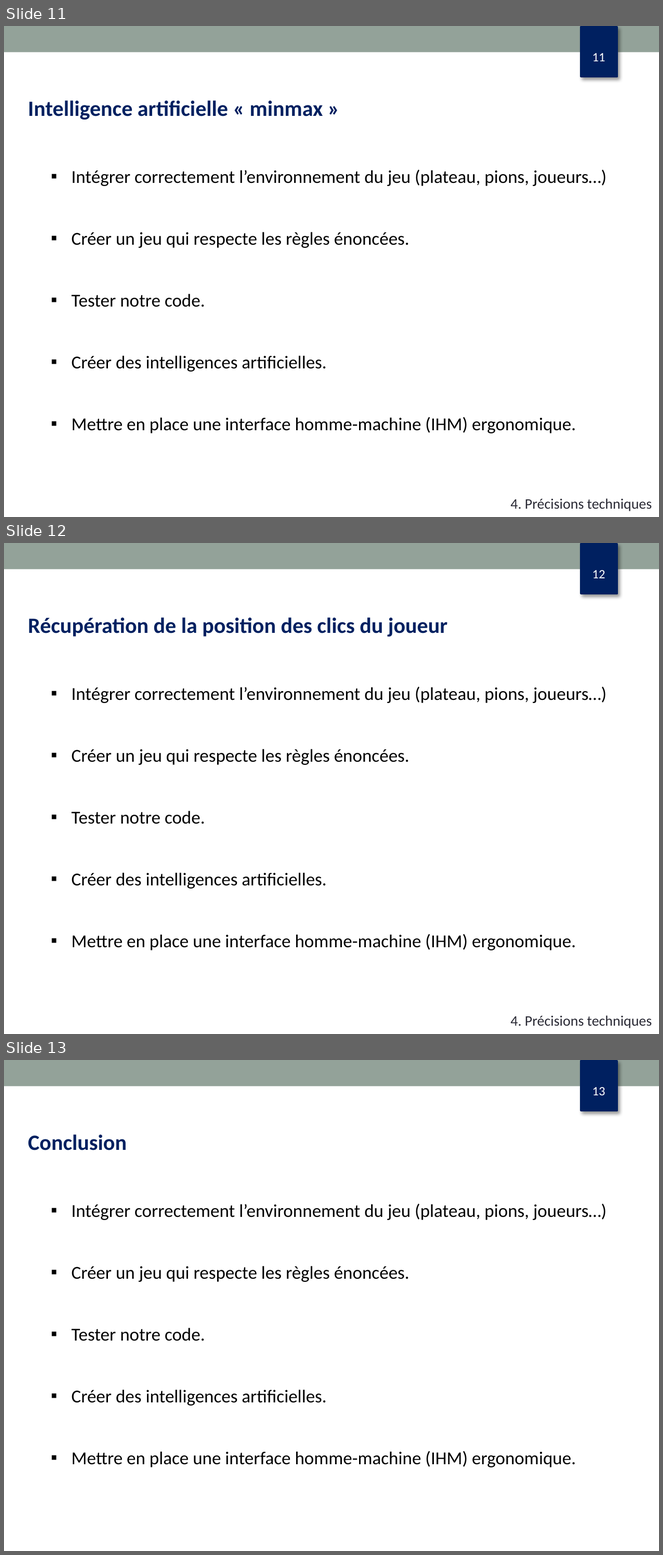
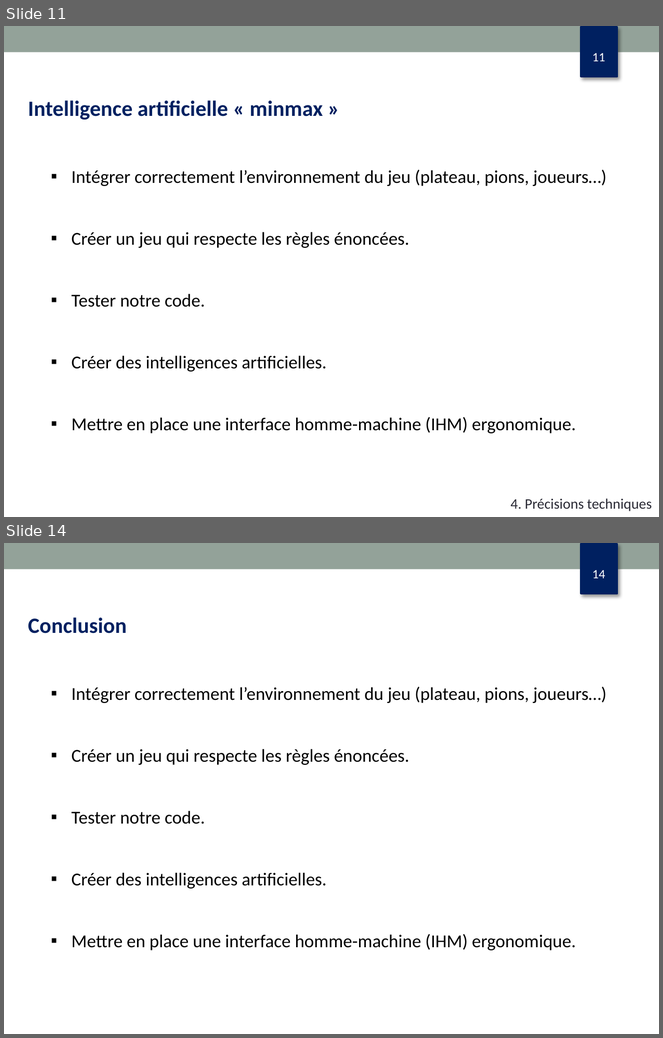
Before and after one commit to dupondth/othello, a slide deck: diapo_oral.pptx. Shown one above the other, each under a label of ours: slides 11, 12 and 13 before the commit, slides 11 and 14 after it; the slides between them are not shown. The pictures are 663x1555 and 663x1038 pixels, drawn with LibreOffice and Linux fonts; fonts in the diff are those of the drawing. Boxes give left, top, right and bottom in pixels: in the first picture for what was removed or moved away, otherwise in the second. Text is boxed around its words. In the diff, an @@ line names an element or a change of style, - is before the commit and + after.

```diff
--- a/diapo_oral.pptx
+++ b/diapo_oral.pptx
@@ slide 12 removed at <box>4,543,659,1034</box>, background #FFFFFF; not listed: 3 template elements that a slide beside it also shows @@
@@ text removed at <box>28,617,607,951</box> @@
-Récupération de la position des clics du joueur
-  ▪ Intégrer correctement l’environnement du jeu (plateau, pions, joueurs…)
-  ▪ Créer un jeu qui respecte les règles énoncées.
-  ▪ Tester notre code.
-  ▪ Créer des intelligences artificielles.
-  ▪ Mettre en place une interface homme-machine (IHM) ergonomique.
@@ text removed at <box>510,1016,652,1029</box> @@
-4. Précisions techniques
@@ what was slide 13 is now slide 14 @@
@@ page number at <box>593,570,606,578</box>: text changed @@
-13
+14
```
Also in this commit, not shown: 4 slides changed, 2 slides added.
